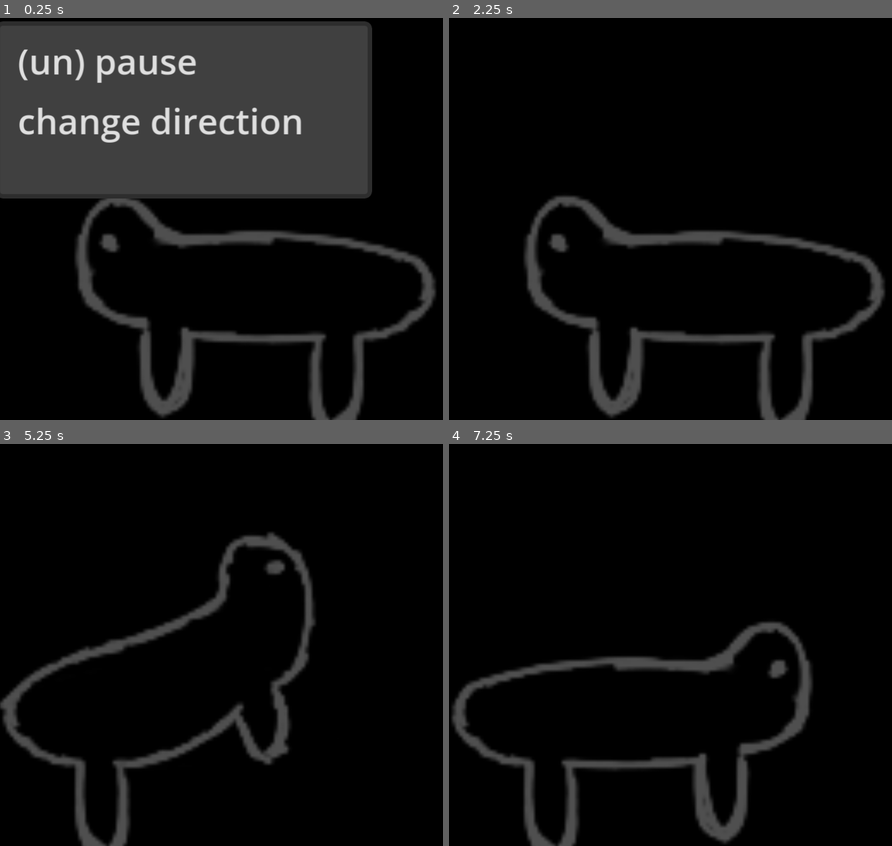
Above: before the commit, frames 1-4 (two rows, left to right).
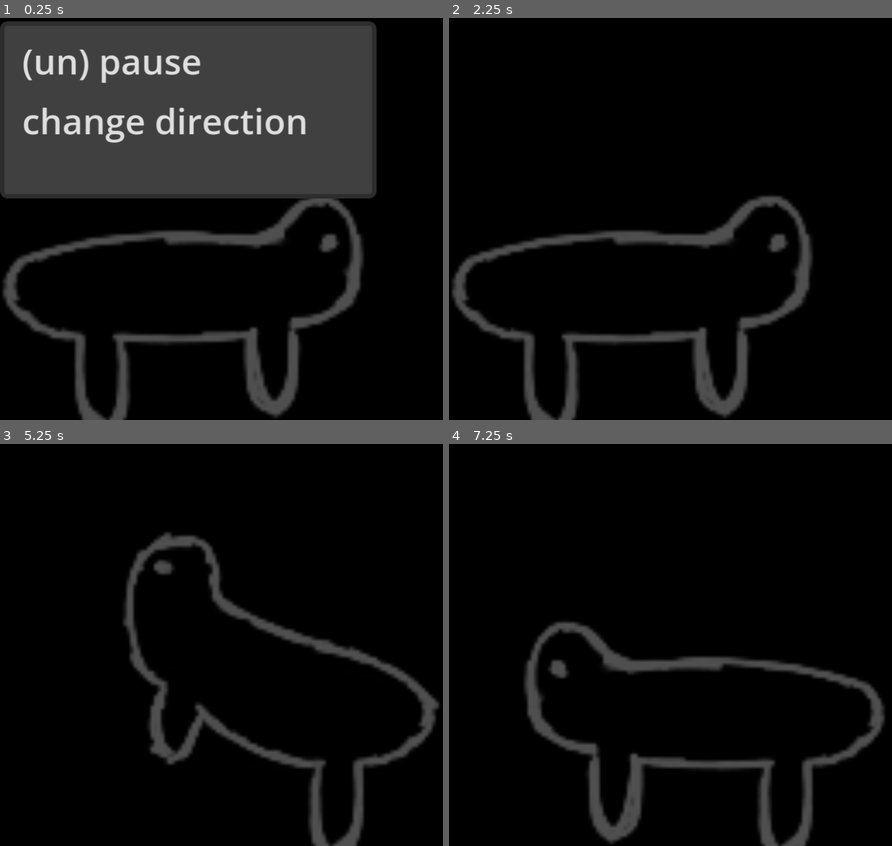
Above: after the commit, the same moments.

Repository: fabianternis/my-screen-pet
Game: Godot game, scene res://main.tscn
Two runs of this game, one before a commit and one after it. Both use one fixed random seed, a clock stepped at 60 frames per second and the inputs below.
Inputs (mouse positions are in pixels of both pictures, inside the frame that each line leads up to):
- Up to frame 1 (0.25 s): no input
- Up to frame 2 (2.25 s): tap Enter at 0.5 s; drag from (666, 295) to (714, 102) at 0.52 s; tap Space at 1.25 s; drag from (581, 219) to (666, 295) at 1.27 s; move the mouse to (714, 102) at 2.02 s; hold Right from 2.03 s (still down); tap Alt at 2.1 s; click (714, 102) at 2.17 s
- Up to frame 3 (5.25 s): release Right at 2.75 s; drag from (199, 713) to (88, 556) at 2.77 s; tap Enter at 3.5 s; move the mouse to (354, 689) at 3.52 s; hold Left 3.53-4.25 s; tap Alt at 3.6, 5.1 s; click (354, 689) at 3.67 s; drag from (88, 556) to (217, 721) at 4.27 s; move the mouse to (243, 624) at 5.02 s; hold Down from 5.03 s (still down); click (243, 624) at 5.17 s
- Up to frame 4 (7.25 s): release Down at 5.75 s; drag from (604, 512) to (581, 645) at 5.77 s; move the mouse to (767, 600) at 6.52 s; hold Up from 6.53 s (still down); tap Alt at 6.6 s; click (767, 600) at 6.67 s

The runs differ from the first frame. In frame 1, 16% of the frame differs, in the area x 0-99%, y 0-100%; in frame 2, 12%; in frame 3, 12%; in frame 4, 12%.

Commit message:
I AM BREAKING !!!

Diff:
--- a/main.gd
+++ b/main.gd
@@ -1,88 +1,4 @@
 extends Node2D
-"""
-var default_speed = 100
-var speed = default_speed
-var direction = Vector2(1.3, 1.1)
-var screen_size = Vector2()
-var window_size = Vector2(200, 200)
-
-# Ideling variables
-var is_idling = false
-var idle_timer = 0.0
-
-# Fragging variables
-var is_dragging = false
-var drag_offset = Vector2()
-
-@onready var animated_sprite = $AnimatedSprite2D
-@onready var area = $Area2D
-
-func _physics_process(delta: float) -> void:
-	var window_position = Vector2(DisplayServer.window_get_position())
-	window_position += direction * speed * delta
-	#print (window_position)
-	window_position.x = clamp(window_position.x, 0, screen_size.x - window_size.x)
-	window_position.y = clamp(window_position.y, 0, screen_size.y - window_size.y)
-	DisplayServer.window_set_position (Vector2(window_position))
-	if is_dragging:
-		var mouse_pos = Vector2(DisplayServer.mouse_get_position())
-		var new_window_pos = mouse_pos - drag_offset
-		DisplayServer.window_set_position(Vector2(new_window_pos))
-		return
-	if is_idling:
-		idle_timer -= delta
-		if idle_timer <= 0:
-			is_idling = false
-			speed = default_speed
-			animated_sprite.play('walk')
-		return
-
-	if window_position.x <= 0 or window_position.x >= screen_size.x - window_size.x:
-		direction.x *= -1
-		maybe_idle()
-		animated_sprite.flip_h = !animated_sprite.flip_h
-		maybe_idle()
-	if window_position.y <= 0 or window_position.y >= screen_size.y - window_size.y:
-		direction.y *= -1
-		maybe_idle()
-
-func _ready() -> void:
-	screen_size = Vector2(DisplayServer.screen_get_size())
-	animated_sprite.play("walk")
-	area.input_event.connect(_on_area_input)
-
-
-func idle():
-	idle_timer = randf_range(1.0, 3.0)
-	is_idling = true
-
-	if (randi() % 3) == 0:
-		animated_sprite.play('idle')
-		speed = 0
-
-func maybe_idle():
-	if randf() < 0.23456:
-		idle()
-
-func _on_area_input(_viewport, event, _shape_idx):
-	if event is InputEventMouseButton and event.button_index == MOUSE_BUTTON_LEFT:
-		if event.pressed:
-			is_dragging = true
-			var mouse_pos = Vector2(DisplayServer.mouse_get_position())
-			var window_pos = Vector2(DisplayServer.window_get_position())
-			drag_offset = mouse_pos - window_pos
-			animated_sprite.play('drag')
-		else:
-			is_dragging = false
-			animated_sprite.play('walk')
-
-
-
-# todo: pet which just follow the cursor
-
-"""
-
-# ----- REWORK -----
 
 # Base variables
 var is_idle = false
@@ -99,7 +15,8 @@
 #var direction = Vector2(1.3, 0.4)
 var direction = initial_direction
 var size_screen = Vector2()
-var size_window = Vector2(DisplayServer.window_get_size())
+#var size_window = Vector2(DisplayServer.window_get_size())
+var size_window = Vector2(200, 200)
 
 var current_primary_animation = 'idle'
 var menu = 'default'
@@ -124,6 +41,8 @@
 
 func _ready():
 	size_screen = Vector2(DisplayServer.screen_get_size())
+	#size_window = Vector2(DisplayServer.window_get_size())
+	DisplayServer.window_set_size(Vector2i(size_window))
 
 	current_primary_animation = 'walk'
 	sprite.play(current_primary_animation)
@@ -241,10 +160,12 @@
 		#current_primary_animation = 'walk'
 		#sprite.play(current_primary_animation)
 		_animation('walk')
+		speed = default_speed
 	return
 
 func idle(duration = 0.0):
 	is_idle = true
+	speed = 0
 	if duration == 0.0:
 		idle_time_left = randf_range(randf_range(0.7, 1.3), randf_range(2.1, 5.0))
 	else:
@@ -265,6 +186,4 @@
 func _drag_pos_set():
 	return(drag_pos_0 != 0.0 && drag_pos_1 != 0.0)
 
-
-
-#"""
+#func could_idle():
--- a/main.tscn
+++ b/main.tscn
@@ -129,7 +129,7 @@
 
 [node name="PopupMenu" type="PopupMenu" parent="." unique_id=959510675]
 oversampling_override = 1.0
-position = Vector2i(-2, 20)
+position = Vector2i(0, 20)
 size = Vector2i(147, 80)
 visible = true
 submenu_popup_delay = 0.321
